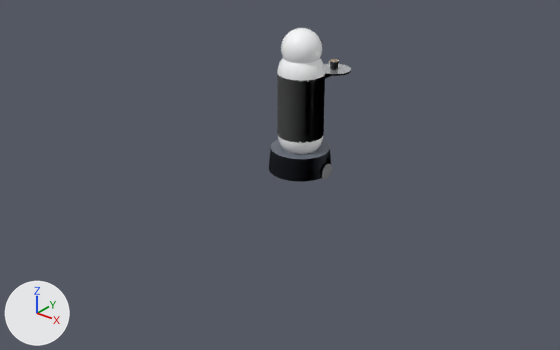
Renders of the glTF model web/public/ar/robot.glb from each side of a commit.
Before and after are seen from a camera (50 mm lens) standing at (3.74, -4.57, 2.95) and looking at (-0.06, 0.18, 0.01). Lighting does not change. The marker at lower left points along +X, +Y and +Z. The picture after the commit comes second. Both versions are drawn at frame 420 of the action 'entrega_cafe'; the numbers are the values there.

Objects in the first picture: 'brazo', 'robot_servicio'.
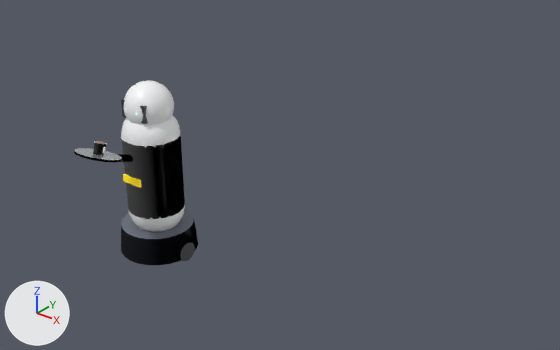
Where the change shows, as pixel boxes (x1, y1, x2, y2) in the pictures (560 x 350 px):
'robot_servicio', moved, turned: before (269, 28, 332, 182); after (121, 81, 198, 265)
'brazo', moved, turned: before (324, 59, 351, 78); after (74, 141, 133, 162)

Patch to the scene script:
```diff
--- a/web/public/ar/robot.glb.py
+++ b/web/public/ar/robot.glb.py
@@ ob_robot_servicio @@
 ob_robot_servicio.parent = ob_viaz
-ob_robot_servicio.location = (0.0, 0.39, 0.0)
-ob_robot_servicio.rotation_euler = (0.0, 0.0, 3.142)  # degrees (0, 0, 180)
+ob_robot_servicio.location = (0.0, -1.3, 0.0)
@@ ob_brazo @@
 ob_brazo.location = (0.0, -0.18, 0.78)
+ob_brazo.rotation_euler = (-0.342, 0.0, 0.0)  # degrees (-20, 0, 0)
```
